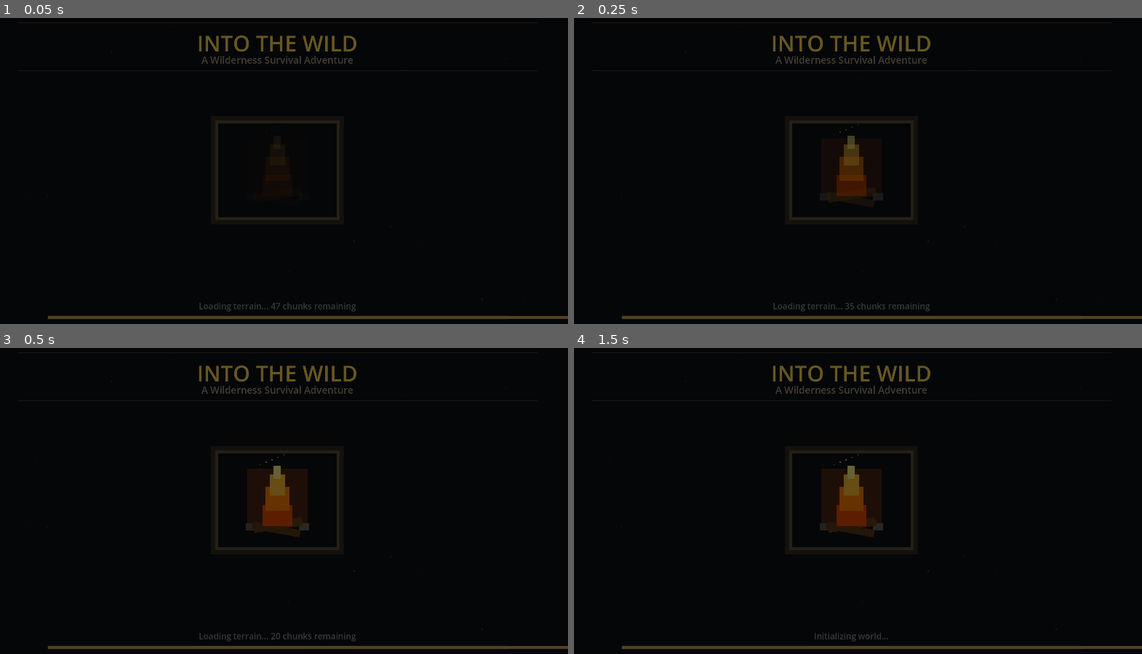
Above: before the commit, frames 1-4 (two rows, left to right).
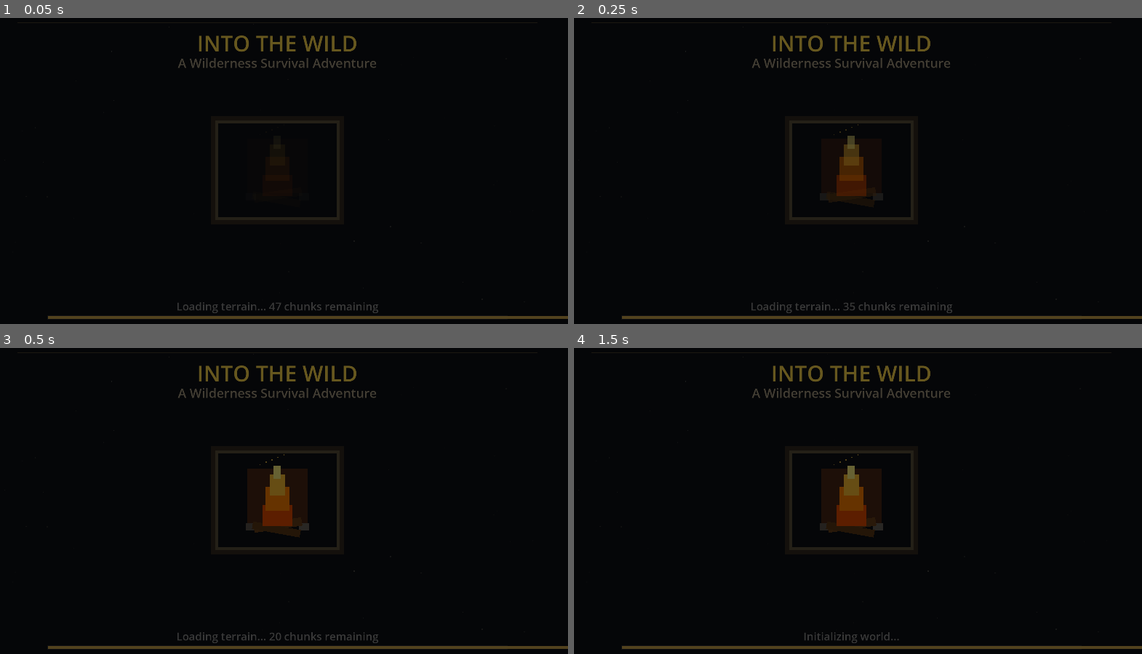
Above: after the commit, the same moments.

Repository: adchamberlain/into-the-wild
Game: Godot game, scene res://scenes/main.tscn
The game is run twice, just before and just after one commit, with the same random seed, the same clock (stepped at 60 frames per second) and the same inputs.
Inputs (mouse positions are in pixels of both pictures, inside the frame that each line leads up to):
- Up to frame 1 (0.05 s): no input
- Up to frame 2 (0.25 s): no input
- Up to frame 3 (0.5 s): no input
- Up to frame 4 (1.5 s): tap Enter at 0.5 s; move the mouse to (880, 497) at 0.52 s; hold F (eat) 0.53-1.28 s; hold W (move_forward) from 0.53 s (still down); click (880, 497) at 0.67 s; tap Space (jump) at 0.77, 1.07, 1.25 s; move the mouse to (823, 501) at 1.27 s; tap E (interact) at 1.35 s

The runs differ from the first frame. In frame 1, 0.8% of the frame differs, in the area x 31-67%, y 12-97%; in frame 2, 0.8%; in frame 3, 0.8%; in frame 4, 0.7%.

Commit message:
Further increase loading screen font sizes
- Subtitle: 32px -> 42px
- Progress label: 28px -> 36px
- Adjusted layout positions accordingly

Co-Authored-By: Claude Opus 4.5 <noreply@anthropic.com>

Diff:
--- a/scripts/ui/loading_screen.gd
+++ b/scripts/ui/loading_screen.gd
@@ -91,9 +91,9 @@
 	subtitle_label.horizontal_alignment = HORIZONTAL_ALIGNMENT_CENTER
 	subtitle_label.vertical_alignment = VERTICAL_ALIGNMENT_CENTER
 	subtitle_label.set_anchors_preset(Control.PRESET_TOP_WIDE)
-	subtitle_label.offset_top = 150
-	subtitle_label.offset_bottom = 200
-	subtitle_label.add_theme_font_size_override("font_size", 32)
+	subtitle_label.offset_top = 155
+	subtitle_label.offset_bottom = 215
+	subtitle_label.add_theme_font_size_override("font_size", 42)
 	subtitle_label.add_theme_color_override("font_color", Color(0.65, 0.6, 0.5))
 	root_control.add_child(subtitle_label)
 
@@ -101,8 +101,8 @@
 	var top_line2 := ColorRect.new()
 	top_line2.color = Color(0.6, 0.5, 0.3, 0.4)
 	top_line2.set_anchors_preset(Control.PRESET_TOP_WIDE)
-	top_line2.offset_top = 210
-	top_line2.offset_bottom = 212
+	top_line2.offset_top = 225
+	top_line2.offset_bottom = 227
 	top_line2.offset_left = 100
 	top_line2.offset_right = -100
 	root_control.add_child(top_line2)
@@ -172,9 +172,9 @@
 	progress_label.horizontal_alignment = HORIZONTAL_ALIGNMENT_CENTER
 	progress_label.vertical_alignment = VERTICAL_ALIGNMENT_CENTER
 	progress_label.set_anchors_preset(Control.PRESET_BOTTOM_WIDE)
-	progress_label.offset_top = -110
-	progress_label.offset_bottom = -70
-	progress_label.add_theme_font_size_override("font_size", 28)
+	progress_label.offset_top = -115
+	progress_label.offset_bottom = -65
+	progress_label.add_theme_font_size_override("font_size", 36)
 	progress_label.add_theme_color_override("font_color", Color(0.55, 0.55, 0.55))
 	root_control.add_child(progress_label)
 
